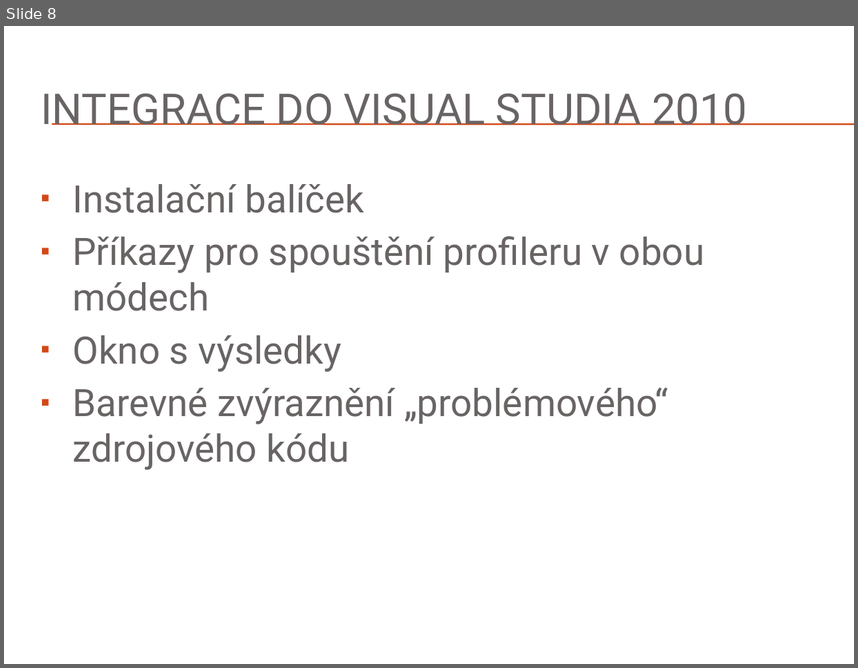
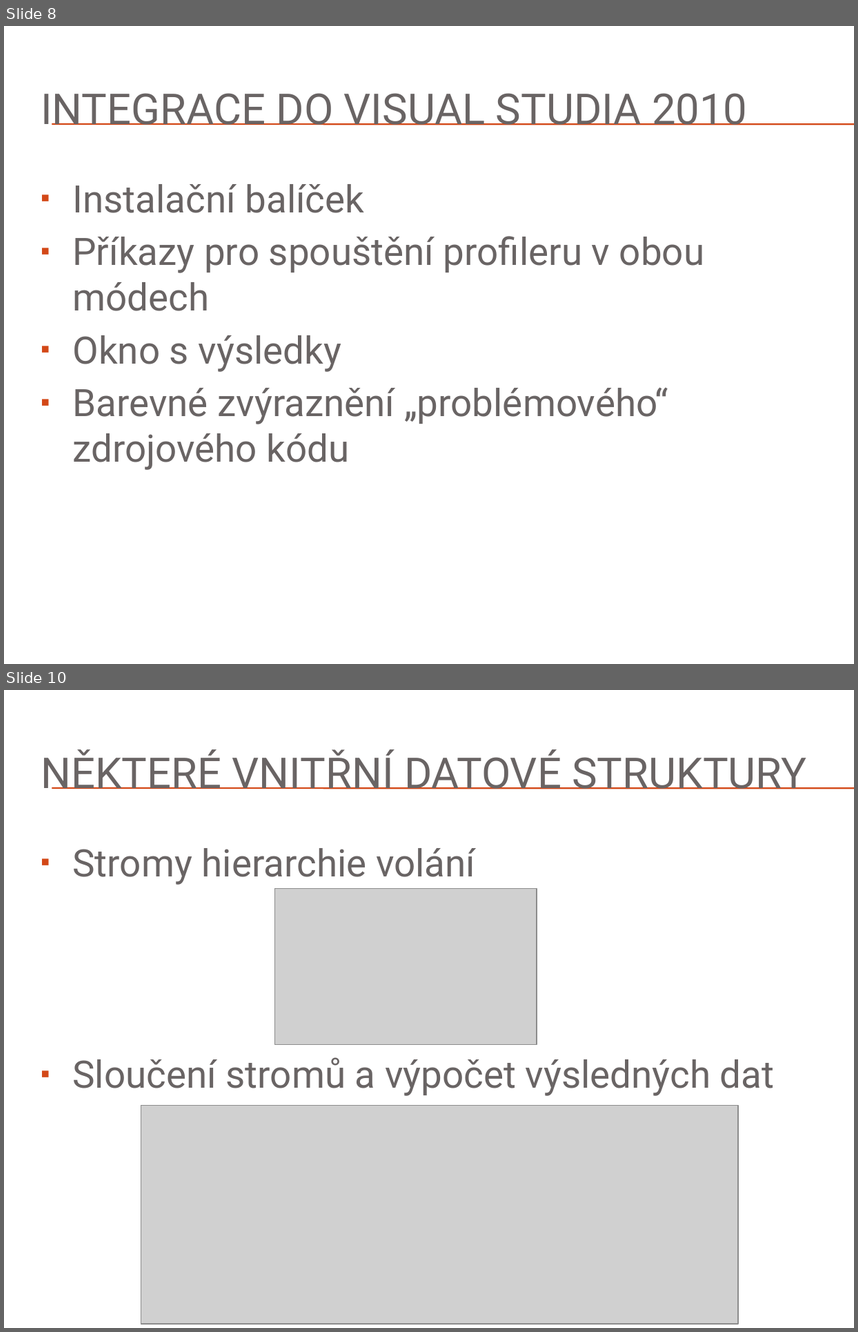
Before and after one commit to rasiths/visual-profiler, a slide deck: Thesis/Presentation/Výkonové profilování na platformě.pptx. Shown one above the other, each under a label of ours: slide 8 before the commit, slides 8 and 10 after it; the slides between them are not shown. The pictures are 858x668 and 858x1332 pixels, drawn with LibreOffice and Linux fonts; fonts in the diff are those of the drawing; grey boxes stand for pictures; background and template pictures are left out. Boxes give left, top, right and bottom in pixels: in the first picture for what was removed or moved away, otherwise in the second. Text is boxed around its words. In the diff, an @@ line names an element or a change of style, - is before the commit and + after.

```diff
--- a/Thesis/Presentation/Výkonové profilování na platformě.pptx
+++ b/Thesis/Presentation/Výkonové profilování na platformě.pptx
@@ slide 10 added at bbox=[4, 690, 854, 1328], background picture (left out); not listed: 2 template elements that a slide beside it also shows @@
@@ title added at bbox=[41, 749, 806, 789], 36 pt, text #696464 @@
+NĚKTERÉ VNITŘNÍ DATOVÉ STRUKTURY
@@ text added at bbox=[72, 848, 775, 1096], 32 pt, text #696464 @@
+▪ Stromy hierarchie volání
+▪ Sloučení stromů a výpočet výsledných dat
@@ picture added at bbox=[275, 888, 537, 1045] @@
@@ picture added at bbox=[141, 1105, 737, 1323] @@
```
Also in this commit, not shown: 2 slides changed, 5 other slides added, 4 other files.
